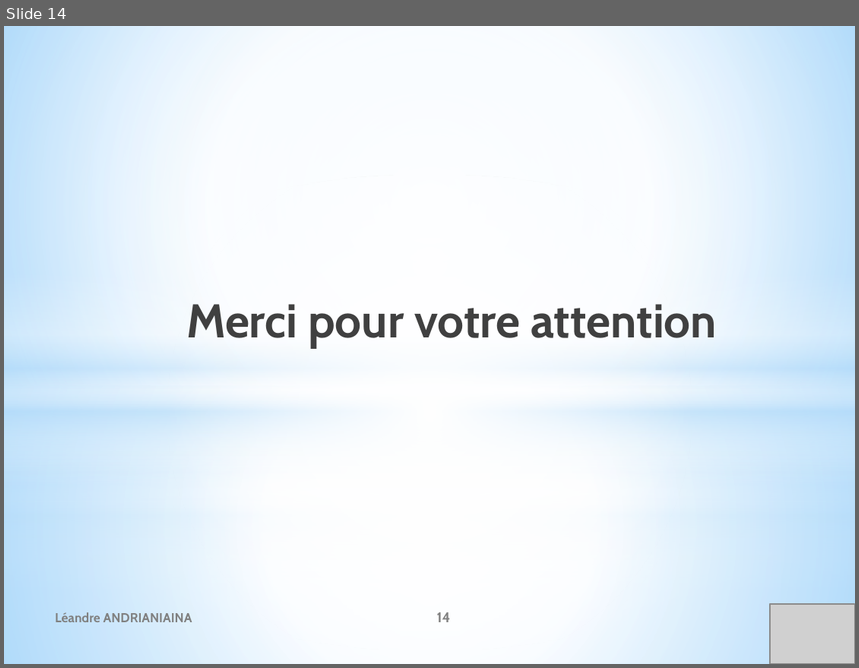
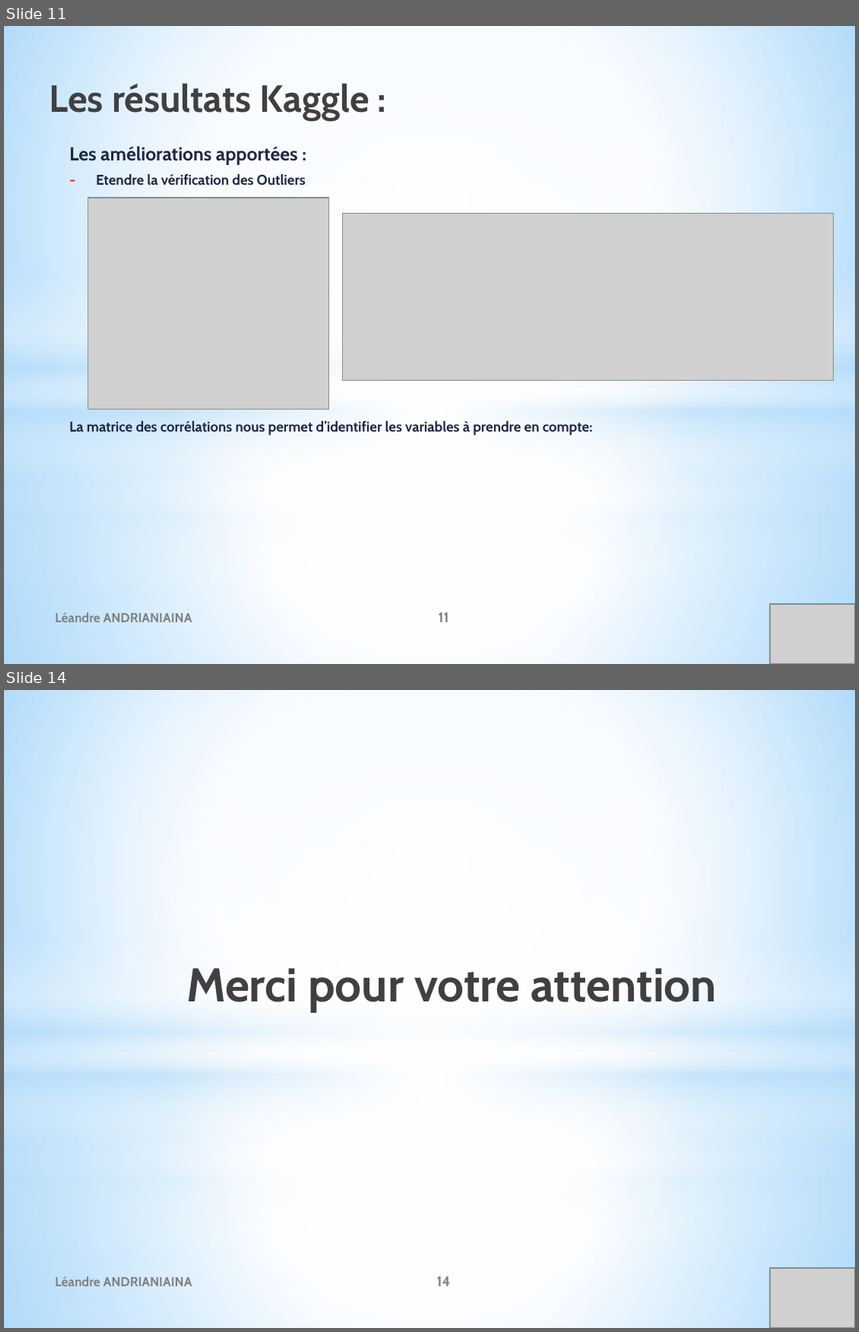
Before and after one commit to leandre12/houseprice, a slide deck: documents/P8_Presentationprojet.pptx. Shown one above the other, each under a label of ours: slide 14 before the commit, slides 11 and 14 after it; the slides between them are not shown. The pictures are 859x668 and 859x1332 pixels, drawn with LibreOffice and Linux fonts; fonts in the diff are those of the drawing; grey boxes stand for pictures. Boxes give left, top, right and bottom in pixels: in the first picture for what was removed or moved away, otherwise in the second. Text is boxed around its words. In the diff, an @@ line names an element or a change of style, - is before the commit and + after.

```diff
--- a/documents/P8_Presentationprojet.pptx
+++ b/documents/P8_Presentationprojet.pptx
@@ slide 11 added at <box>4,26,855,664</box>, background gradient #9ED5FF to #FFFFFF to #5BB9FF; not listed: 8 template elements that a slide beside it also shows @@
@@ title added at <box>50,83,370,119</box>, 32 pt, text gradient #000000 to #404040 to #212745, bold @@
+Les résultats Kaggle :
@@ text added at <box>69,146,593,436</box>, 12 pt, text #212745, bold @@
+Les améliorations apportées :
+– Etendre la vérification des Outliers
+La matrice des corrélations nous permet d’identifier les variables à prendre en compte:
@@ picture added at <box>88,198,329,410</box> @@
@@ picture added at <box>343,213,834,381</box> @@
@@ text added at <box>55,613,192,623</box>, 11 pt, text #808080, bold @@
+Léandre ANDRIANIAINA
@@ page number added at <box>439,613,449,623</box>, 12 pt, text #808080, bold @@
+11
@@ picture added at <box>770,604,855,664</box> @@
```
Also in this commit, not shown: 7 slides changed, 5 other slides added, 6 slides removed, 9 other files.
